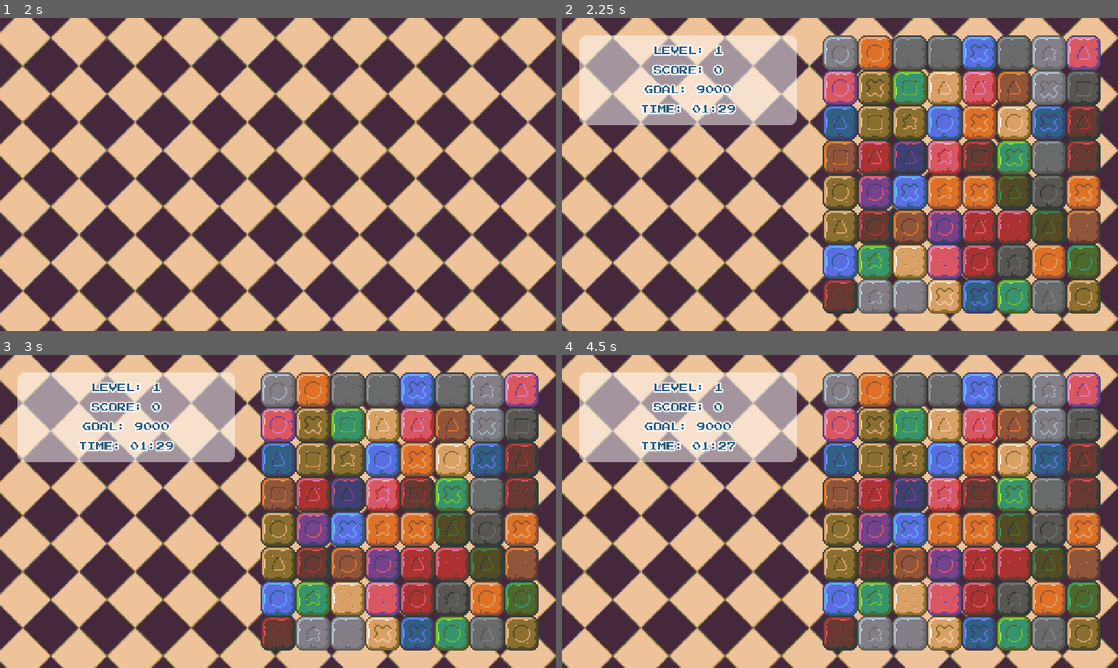
Above: before the commit, frames 1-4 (two rows, left to right).
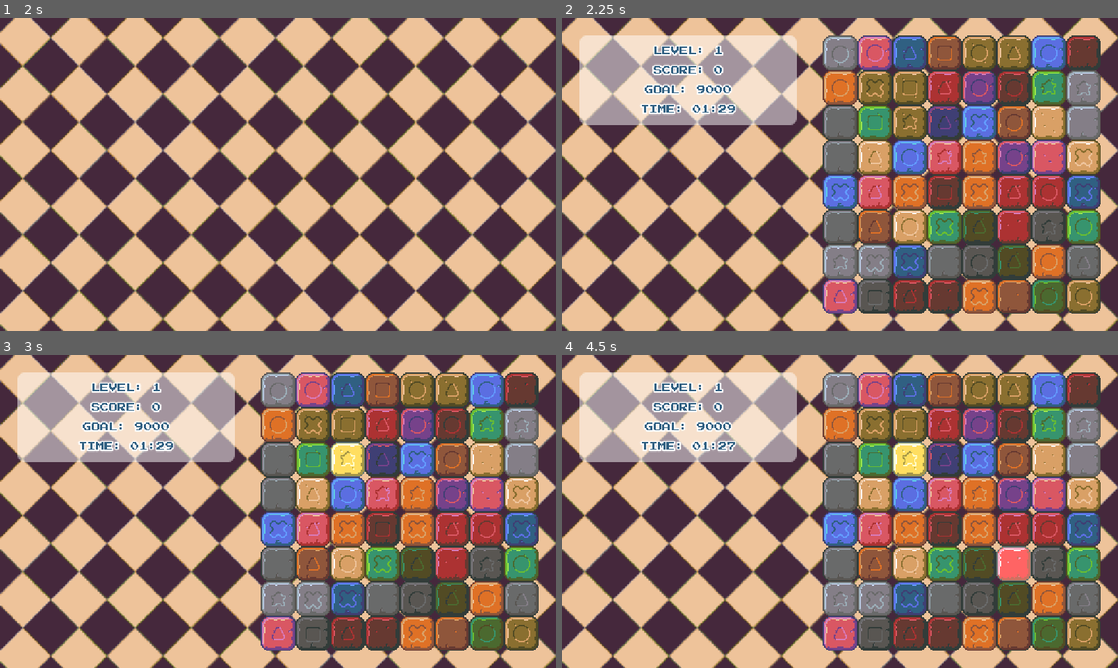
Above: after the commit, the same moments.

Repository: lazaromenezes/edx-games50
Game: Godot game, scene res://scenes/title_screen/title_screen.tscn
The game is run twice, just before and just after one commit, with the same random seed, the same clock (stepped at 60 frames per second) and the same inputs.
Inputs (mouse positions are in pixels of both pictures, inside the frame that each line leads up to):
- Up to frame 1 (2 s): click "Start" at 0.5 s; move the mouse to (400, 158) at 1.27 s; press the mouse at (400, 158) at 1.28 s
- Up to frame 2 (2.25 s): move the mouse to (728, 190) at 2.02 s; release the mouse at (728, 190) at 2.03 s; click (728, 190) at 2.1 s
- Up to frame 3 (3 s): tap Enter at 2.75 s; move the mouse to (333, 442) at 2.77 s; press the mouse at (333, 442) at 2.78 s
- Up to frame 4 (4.5 s): tap Space at 3.5 s; move the mouse to (812, 574) at 3.52 s; release the mouse at (812, 574) at 3.53 s; click (812, 574) at 3.6 s; tap Enter at 4.25 s; move the mouse to (1006, 558) at 4.27 s; press the mouse at (1006, 558) at 4.28 s

Frame 1 is identical in both runs. In frame 2, 36% of the frame differs, in the area x 46-97%, y 5-95%; in frame 3, 36%; in frame 4, 37%.

Commit message:
Initial moveset, checking for adjacent tiles

Diff:
--- /dev/null
+++ b/match_three/lib/tile.gd
@@ -0,0 +1,12 @@
+extends RefCounted
+class_name Tile
+
+var color_id: int
+var shape_id: int
+var texture: AtlasTexture
+
+@warning_ignore("shadowed_variable")
+func _init(color_id: int, shape_id: int, texture: AtlasTexture):
+	self.color_id = color_id
+	self.shape_id = shape_id
+	self.texture = texture
--- a/match_three/lib/tile_manager.gd
+++ b/match_three/lib/tile_manager.gd
@@ -38,14 +38,3 @@
 
 static func random_tile():
 	return tiles.pick_random()
-
-class Tile:
-	var color_id: int
-	var shape_id: int
-	var texture: AtlasTexture
-
-	@warning_ignore("shadowed_variable")
-	func _init(color_id: int, shape_id: int, texture: AtlasTexture):
-		self.color_id = color_id
-		self.shape_id = shape_id
-		self.texture = texture
--- a/match_three/project.godot
+++ b/match_three/project.godot
@@ -28,6 +28,14 @@
 window/size/window_height_override=720
 window/stretch/mode="viewport"
 
+[input]
+
+select_tile={
+"deadzone": 0.5,
+"events": [Object(InputEventMouseButton,"resource_local_to_scene":false,"resource_name":"","device":-1,"window_id":0,"alt_pressed":false,"shift_pressed":false,"ctrl_pressed":false,"meta_pressed":false,"button_mask":1,"position":Vector2(163, 11),"global_position":Vector2(167, 45),"factor":1.0,"button_index":1,"canceled":false,"pressed":true,"double_click":false,"script":null)
+]
+}
+
 [rendering]
 
 renderer/rendering_method="gl_compatibility"
--- a/match_three/scenes/game/game_board.gd
+++ b/match_three/scenes/game/game_board.gd
@@ -1,8 +1,15 @@
 extends Node2D
 
 @export var board_size: Vector2 = Vector2(8, 8)
+@export var swap_time: float = 0.1
 
+var _tile_scene: PackedScene = preload("res://scenes/play_tile/play_tile.tscn")
 var _viewport_halfed: Vector2
+
+var _current_selected: PlayTile = null
+var _tiles: Array[Array] = []
+
+var _valid_move: bool = true
 
 func _ready():
 	_viewport_halfed = get_viewport_rect().size / 2.0
@@ -18,15 +25,18 @@
 
 func _add_tiles():
 	for row in board_size.x:
+		_tiles.push_back([])
 		for column in board_size.y:
 			var tile = TileManager.random_tile()
-			_add_sprite(tile, row, column)
+			_add_tile(tile, row, column)
 
-func _add_sprite(tile, row, column) -> void:
-	var sprite = Sprite2D.new()
-	sprite.texture = tile.texture
-	sprite.position = Vector2(row * TileManager.TILE_SIZE, column * TileManager.TILE_SIZE)
-	add_child(sprite)
+func _add_tile(tile, row, column) -> void:
+	var play_tile = _tile_scene.instantiate()
+	play_tile.tile = tile
+	play_tile.position = Vector2(column * TileManager.TILE_SIZE, row * TileManager.TILE_SIZE)
+	play_tile.selected.connect(_on_tile_selected)
+	add_child(play_tile)
+	_tiles[row].push_back(play_tile)
 
 func _centralize():
 	var half_board_size = (board_size * TileManager.TILE_SIZE) / 2.0
@@ -39,3 +49,58 @@
 func _move_right():
 	var tween = create_tween()
 	tween.tween_property(self, "position:x", _viewport_halfed.x , 0.1)
+
+func _on_tile_selected(selected_tile):
+	if _current_selected == null:
+		_current_selected = selected_tile
+	else:
+		if _are_adjacent(_current_selected, selected_tile):
+			await _swap(_current_selected, selected_tile)
+			if !_has_matches():
+				await _swap(_current_selected, selected_tile)
+
+			_current_selected._selected = false
+			selected_tile._selected = false
+			_current_selected = null
+		else:
+			selected_tile._selected = false
+
+func _swap(a: PlayTile, b: PlayTile):
+	await _swap_positions(a, b)
+	_swap_indexes(a, b)
+
+func _swap_indexes(a: PlayTile, b: PlayTile) -> void:
+	var index_a = _find_indexes(a)
+	var index_b = _find_indexes(b)
+
+	var temp = _tiles[index_a.y][index_a.x]
+	_tiles[index_a.y][index_a.x] = _tiles[index_b.y][index_b.x]
+	_tiles[index_b.y][index_b.x] = temp
+
+func _find_indexes(t: PlayTile) -> Vector2:
+	return Vector2(t.position / TileManager.TILE_SIZE)
+
+func _swap_positions(a: PlayTile, b: PlayTile):
+	var a_position = a.position
+	var b_position = b.position
+
+	var tween = create_tween()
+	tween.tween_property(a, "position", b_position, swap_time)
+	tween.parallel().tween_property(b, "position", a_position, swap_time)
+	await tween.finished
+
+func _are_adjacent(a: PlayTile, b: PlayTile):
+	var a_index = _find_indexes(a)
+	var b_index = _find_indexes(b)
+
+	var x_diff = abs(a_index.x - b_index.x)
+	var y_diff = abs(a_index.y - b_index.y)
+
+	return x_diff + y_diff == 1
+
+func _has_matches():
+	_valid_move = !_valid_move
+	return _valid_move
+
+func _debug(t, a, b):
+	print_debug("[%s] A: %s B: %s" % [t, a.position, b.position])
--- /dev/null
+++ b/match_three/scenes/play_tile/play_tile.gd
@@ -0,0 +1,26 @@
+extends Area2D
+class_name PlayTile
+
+signal selected(play_tile: Node2D)
+
+var _selected: bool:
+	set(value):
+		_selected = value
+		$Sprite.material.set_shader_parameter("Selected", value)
+		if _selected:
+			selected.emit(self)
+
+var tile: Tile:
+	set(value):
+		tile = value
+		$Sprite.texture = tile.texture
+
+func _on_input_event(_viewport, event, _shape_idx):
+	if event.is_action_pressed("select_tile"):
+		_selected = true
+
+func _on_mouse_entered():
+	$Sprite.material.set_shader_parameter("Hovered", true)
+
+func _on_mouse_exited():
+	$Sprite.material.set_shader_parameter("Hovered", false)
--- /dev/null
+++ b/match_three/scenes/play_tile/play_tile.gdshader
@@ -0,0 +1,21 @@
+shader_type canvas_item;
+
+uniform bool Selected;
+uniform sampler2D Texture2DParameter;
+
+vec4 overlay(vec4 base, vec4 blend){
+	vec4 limit = step(0.5, base);
+	return mix(2.0 * base * blend, 1.0 - 2.0 * (1.0 - base) * (1.0 - blend), limit);
+}
+
+void fragment() {
+	bool selected = Selected;
+
+	if(selected){
+		vec4 current = texture(TEXTURE, UV);
+		vec4 highlight = texture(Texture2DParameter, UV);
+		COLOR = overlay(current, highlight);
+	}else{
+		COLOR = texture(TEXTURE, UV);
+	}
+}
--- /dev/null
+++ b/match_three/scenes/play_tile/play_tile.tscn
@@ -0,0 +1,73 @@
+[gd_scene load_steps=7 format=3 uid="uid://dsmr2syeu4era"]
+
+[ext_resource type="Script" path="res://scenes/play_tile/play_tile.gd" id="1_6cf1f"]
+
+[sub_resource type="Shader" id="Shader_01xxw"]
+code = "shader_type canvas_item;
+
+uniform bool Hovered = false;
+uniform bool Selected = false;
+uniform sampler2D Texture2DParameter;
+
+vec4 overlay(vec4 base, vec4 blend){
+	vec4 limit = step(0.5, base);
+
+	return mix(2.0 * base * blend, 1.0 - 2.0 * (1.0 - base) * (1.0 - blend), limit);
+}
+
+vec4  border(vec2 uv, float border_width)
+{
+	uv = uv * 2.0 - 1.0;
+
+	vec2 abs_uv = abs(uv.xy);
+	float dist = max(abs_uv.x, abs_uv.y);
+	vec3 stroke = 1.0 - vec3( step(32.0, dist) - step(32.0 + border_width, dist) );
+	return vec4(vec3(stroke), 1.0);
+}
+
+void fragment() {
+	vec4 current = texture(TEXTURE, UV);
+	vec4 highlight = texture(Texture2DParameter, UV);
+
+	if((Hovered && !Selected) || Selected){
+		COLOR = overlay(current, highlight);
+	}
+}
+
+"
+
+[sub_resource type="Gradient" id="Gradient_hxwul"]
+offsets = PackedFloat32Array(0.799458, 1)
+colors = PackedColorArray(1, 1, 1, 1, 0.581033, 0.581033, 0.581033, 1)
+
+[sub_resource type="GradientTexture2D" id="GradientTexture2D_jdfrs"]
+gradient = SubResource("Gradient_hxwul")
+width = 32
+height = 32
+use_hdr = true
+fill = 1
+fill_from = Vector2(0.5, 0.5)
+fill_to = Vector2(1, 1)
+
+[sub_resource type="ShaderMaterial" id="ShaderMaterial_tyw3t"]
+resource_local_to_scene = true
+shader = SubResource("Shader_01xxw")
+shader_parameter/Hovered = false
+shader_parameter/Selected = false
+shader_parameter/Texture2DParameter = SubResource("GradientTexture2D_jdfrs")
+
+[sub_resource type="RectangleShape2D" id="RectangleShape2D_4uwqc"]
+size = Vector2(32, 32)
+
+[node name="PlayTile" type="Area2D"]
+script = ExtResource("1_6cf1f")
+
+[node name="Sprite" type="Sprite2D" parent="."]
+material = SubResource("ShaderMaterial_tyw3t")
+
+[node name="CollisionShape2D" type="CollisionShape2D" parent="."]
+shape = SubResource("RectangleShape2D_4uwqc")
+
+[connection signal="input_event" from="." to="." method="_on_input_event"]
+[connection signal="mouse_entered" from="." to="." method="_on_mouse_entered"]
+[connection signal="mouse_exited" from="." to="." method="_on_mouse_exited"]
